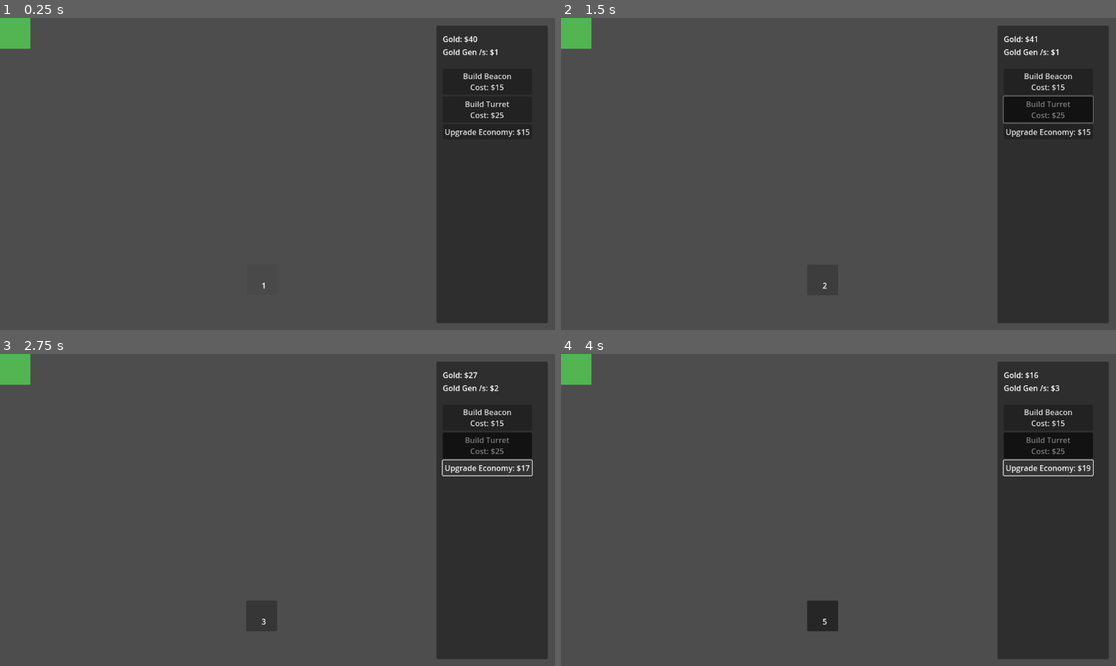
Above: before the commit, frames 1-4 (two rows, left to right).
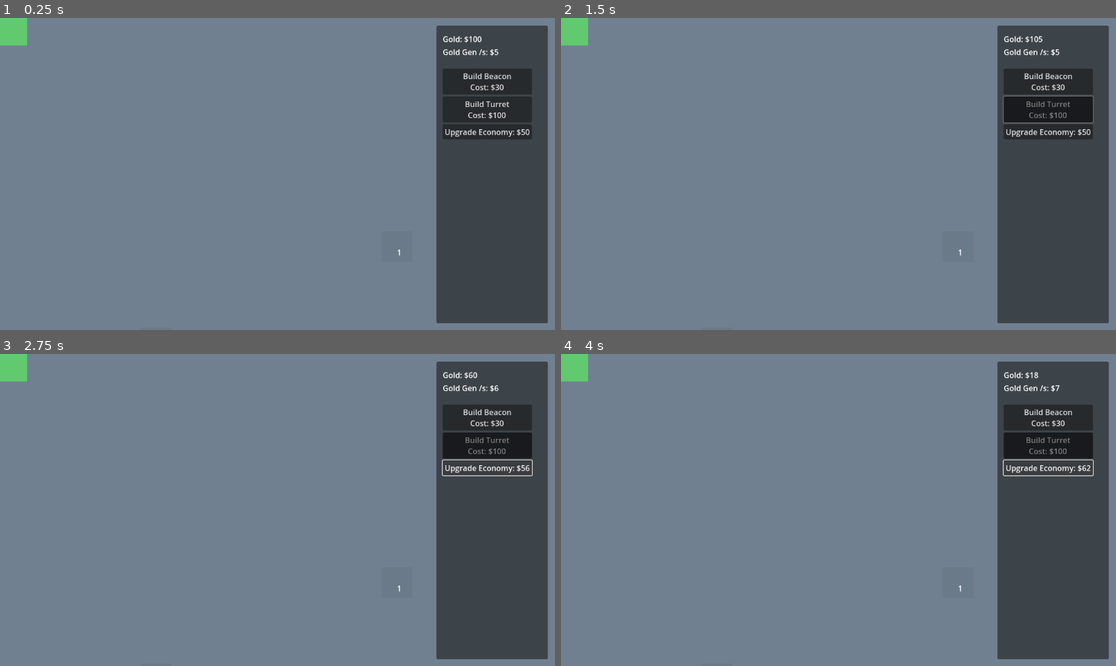
Above: after the commit, the same moments.

Repository: Li05j/it-spreads-gamejam
Game: Godot game, scene res://scenes/main/main.tscn
The game is run twice, just before and just after one commit, with the same random seed, the same clock (stepped at 60 frames per second) and the same inputs.
Inputs:
- Up to frame 1 (0.25 s): no input
- Up to frame 2 (1.5 s): click "Build Beacon Cost: $15" (after the commit: "Build Beacon Cost: $30") at 0.5 s; click "Build Turret Cost: $25" (after the commit: "Build Turret Cost: $100") at 1.25 s
- Up to frame 3 (2.75 s): click "Upgrade Economy: $15" (after the commit: "Upgrade Economy: $50") at 2 s
- Up to frame 4 (4 s): click "Upgrade Economy: $17" (after the commit: "Upgrade Economy: $56") at 2.75 s; click "Upgrade Economy: $19" (after the commit: "Upgrade Economy: $62") at 3.5 s

The runs differ from the first frame. In frame 1, 96% of the frame differs, in the area x 0-100%, y 0-100%; in frame 2, 96%; in frame 3, 96%; in frame 4, 96%.

Commit message:
Smoothed camera, added better visuals for playfield, also balanced game a bit more.

Diff:
--- a/scenes/beacon/beacon.tscn
+++ b/scenes/beacon/beacon.tscn
@@ -1,13 +1,7 @@
-[gd_scene load_steps=5 format=3 uid="uid://ljkquhllfv82"]
+[gd_scene load_steps=4 format=3 uid="uid://ljkquhllfv82"]
 
 [ext_resource type="Script" path="res://scenes/beacon/beacon.gd" id="1_r38wa"]
-
-[sub_resource type="Gradient" id="Gradient_tgcct"]
-offsets = PackedFloat32Array(0)
-colors = PackedColorArray(0.5, 0, 1, 1)
-
-[sub_resource type="GradientTexture2D" id="GradientTexture2D_ijms5"]
-gradient = SubResource("Gradient_tgcct")
+[ext_resource type="Texture2D" uid="uid://4n1woaobkuml" path="res://sprites/B12.png" id="2_c5rvs"]
 
 [sub_resource type="RectangleShape2D" id="RectangleShape2D_obpky"]
 size = Vector2(64, 64)
@@ -16,7 +10,8 @@
 script = ExtResource("1_r38wa")
 
 [node name="Sprite2D" type="Sprite2D" parent="."]
-texture = SubResource("GradientTexture2D_ijms5")
+scale = Vector2(0.374, 0.374)
+texture = ExtResource("2_c5rvs")
 
 [node name="StaticBody2D" type="StaticBody2D" parent="."]
 
--- a/scenes/enemy/enemy.gd
+++ b/scenes/enemy/enemy.gd
@@ -15,7 +15,7 @@
 var ticks = 1
 
 func _ready():
-	timer.wait_time = C.TICKS_UPDATE_INTERVAL
+	timer.wait_time = C.TICKS_BASE_UPDATE_INTERVAL
 	label.text = str(ticks)
 	$Sprite2D.self_modulate.a = 0.05
 	timer.start()
@@ -28,8 +28,13 @@
 			ticks = C.MAX_TICK
 
 	label.text = str(ticks)
-	var opacity = min(1.0, ticks * 0.1)
+	var opacity = min(1.0, ticks * (1.0 / C.MAX_TICK))
 	$Sprite2D.self_modulate.a = opacity
+
+	var new_wait_time = C.TICKS_BASE_UPDATE_INTERVAL - get_parent().enemy_count * C.TICKS_INTERVAL_REDUCE_RATE
+	new_wait_time = max(new_wait_time, C.MIN_TICK_INTERVAL)
+	timer.wait_time = new_wait_time
+
 
 func spread():
 	var tilemap = get_parent().get_node("tilemap")
--- a/scenes/main/camera.gd
+++ b/scenes/main/camera.gd
@@ -24,4 +24,4 @@
 			drag_start_pos = mouse_pos
 
 func _process(delta):
-	global_position = target_pos # TODO: fix scuffed camera movements
+	global_position = global_position.lerp(target_pos, 0.1)  # Smooth camera movement
--- a/scenes/main/main.gd
+++ b/scenes/main/main.gd
@@ -1,4 +1,4 @@
-extends Control
+extends Node2D
 
 const C = preload("res://utility/constants.gd")
 const TurretScene = preload("res://scenes/turret/turret.tscn")
@@ -30,7 +30,9 @@
 	update_gold_label(gold)
 	update_gold_gen_label(C.INITIAL_GOLD_GEN)
 	update_economy_upgrade_button_text(C.INITIAL_ECONOMY_UPGRADE_PRICE)
-	spawn_initial_enemy()
+	spawn_initial_enemy(Vector2(6,13))
+	spawn_initial_enemy(Vector2(16,9))
+	spawn_initial_enemy(Vector2(25,25))
 	timer.start()
 
 #func _process(delta):
@@ -50,15 +52,9 @@
 		if event.button_index == 2:
 			reset_active_button()
 
-	#if event is InputEventMouseButton and event.pressed:
-		## NOTE: use get_global_mouse_position instead of event.global_position
-		#var global_mouse_pos = get_global_mouse_position()
-		#print("Mouse button pressed at position: ", global_mouse_pos)
-		#var tilemap_position = get_tilemap_position(global_mouse_pos)
-		#if active_button == control_panel_vbox.get_node("buildTurretButton"):
-			#spawn_turret(tilemap_position)
-		#elif active_button == control_panel_vbox.get_node("buildBeaconButton"):
-			#spawn_beacon(tilemap_position)
+func _draw():
+	var rect = Rect2(xl, yl, xr, yr)
+	draw_rect(rect, Color.SLATE_GRAY, true)
 
 func spawn_turret(click_position):
 	var click_coords = get_tilemap_coord(click_position)
@@ -118,8 +114,8 @@
 				return true;
 	return false
 
-func spawn_initial_enemy():
-	var initial_position = Vector2(8, 8) # Temporary enemy location
+func spawn_initial_enemy(loc):
+	var initial_position = loc # Temporary enemy location
 	if tilemap == null:
 		print("TileMap is null")
 	else:
@@ -186,10 +182,6 @@
 	gold += gold_gen
 	update_gold_label(gold) # Update gold display
 
-func _draw():
-	var rect = Rect2(xl, yl, xr, yr)
-	draw_rect(rect, Color.BLUE, false)
-
 func check_loss(enemy):
 	if xl > enemy.global_position.x or \
 	xr < enemy.global_position.x or \
--- a/scenes/main/main.tscn
+++ b/scenes/main/main.tscn
@@ -5,27 +5,16 @@
 [ext_resource type="Script" path="res://scenes/main/camera.gd" id="3_ms6e4"]
 
 [sub_resource type="TileSet" id="TileSet_2ygf7"]
-tile_size = Vector2i(64, 64)
+tile_size = Vector2i(50, 50)
 
-[node name="Main" type="Control"]
-layout_mode = 3
-anchors_preset = 6
-anchor_left = 1.0
-anchor_top = 0.5
-anchor_right = 1.0
-anchor_bottom = 0.5
-offset_left = -1152.0
-offset_top = -324.0
-offset_right = -1152.0
-offset_bottom = -324.0
-grow_horizontal = 0
-grow_vertical = 2
+[node name="Main" type="Node2D"]
 script = ExtResource("1_ljk6n")
 
 [node name="tilemap" type="TileMap" parent="."]
 tile_set = SubResource("TileSet_2ygf7")
-rendering_quadrant_size = 128
 format = 2
+layer_0/name = "layer1"
+layer_0/modulate = Color(1, 0.192157, 1, 1)
 
 [node name="camera" type="Camera2D" parent="."]
 position = Vector2(577, 324)
@@ -62,14 +51,14 @@
 toggle_mode = true
 button_group = ExtResource("2_ojkpf")
 text = "Build Beacon
-Cost: $15"
+Cost: $30"
 
 [node name="buildTurretButton" type="Button" parent="canvas/controlPanel/VBox"]
 layout_mode = 2
 toggle_mode = true
 button_group = ExtResource("2_ojkpf")
 text = "Build Turret
-Cost: $25"
+Cost: $100"
 
 [node name="upgradeEconomy" type="Button" parent="canvas/controlPanel/VBox"]
 layout_mode = 2
@@ -90,4 +79,3 @@
 [connection signal="pressed" from="canvas/controlPanel/VBox/upgradeEconomy" to="." method="_on_upgrade_economy_pressed"]
 [connection signal="timeout" from="Timer" to="." method="_on_timer_timeout"]
 [connection signal="close_requested" from="winlosepopup" to="." method="_on_winlosepopup_close_requested"]
-[connection signal="confirmed" from="winlosepopup" to="." method="_on_winlosepopup_confirmed"]
--- a/scenes/turret/turret.tscn
+++ b/scenes/turret/turret.tscn
@@ -15,10 +15,10 @@
 shape = SubResource("RectangleShape2D_oytm7")
 debug_color = Color(1.54018e-06, 0.593277, 0.737148, 0.42)
 
+[node name="Sprite2D" type="Sprite2D" parent="."]
+scale = Vector2(0.978, 0.978)
+texture = ExtResource("2_sycw2")
+
 [node name="Timer" type="Timer" parent="."]
 
-[node name="Turret10" type="Sprite2D" parent="."]
-scale = Vector2(0.927536, 0.927536)
-texture = ExtResource("2_ay7ch")
-
 [connection signal="timeout" from="Timer" to="." method="_on_timer_timeout"]
--- a/utility/constants.gd
+++ b/utility/constants.gd
@@ -2,21 +2,22 @@
 
 const GOLD_UPDATE_INTERVAL = 1.0
 # Tilemap size, basically game field size.
-const MAP_WIDTH = 24
-const MAP_HEIGHT = 24
+const MAP_WIDTH = 50
+const MAP_HEIGHT = 50
 
-const INITIAL_GOLD = 40
-const GOLD_PER_INTERVAL = 1
+const INITIAL_GOLD = 100
 
 # Purchasables
-const TURRET_PRICE = 25
-const BEACON_PRICE = 10
+const TURRET_PRICE = 100
+const BEACON_PRICE = 30
 const TURRET_PLACEMENT_RADIUS = 1 # turret placement radius increase
 const BEACON_PLACEMENT_RADIUS = 3 # beacon placement radius increase
 
 # Enemy spread
 const TICKS_TILL_SPREAD = 10
-const TICKS_UPDATE_INTERVAL = 1.0 # 1 second interval by default
+const TICKS_BASE_UPDATE_INTERVAL = 4
+const TICKS_INTERVAL_REDUCE_RATE = 0.01
+const MIN_TICK_INTERVAL = 0.75
 const MAX_TICK = 30
 
 # Turret shoot constants
@@ -29,7 +30,7 @@
 # const GOLD_GENERATE_INTERVAL = 1.0
 
 # Economy
-const INITIAL_GOLD_GEN = 1
+const INITIAL_GOLD_GEN = 5
 const GOLD_GEN_INCREASE = 1
-const INITIAL_ECONOMY_UPGRADE_PRICE = 15
+const INITIAL_ECONOMY_UPGRADE_PRICE = 50
 const UPGRADE_PRICE_INCREASE_RATE = 1.1
Not shown: 1 places in scenes/turret/turret.tscn that only renumber resources
